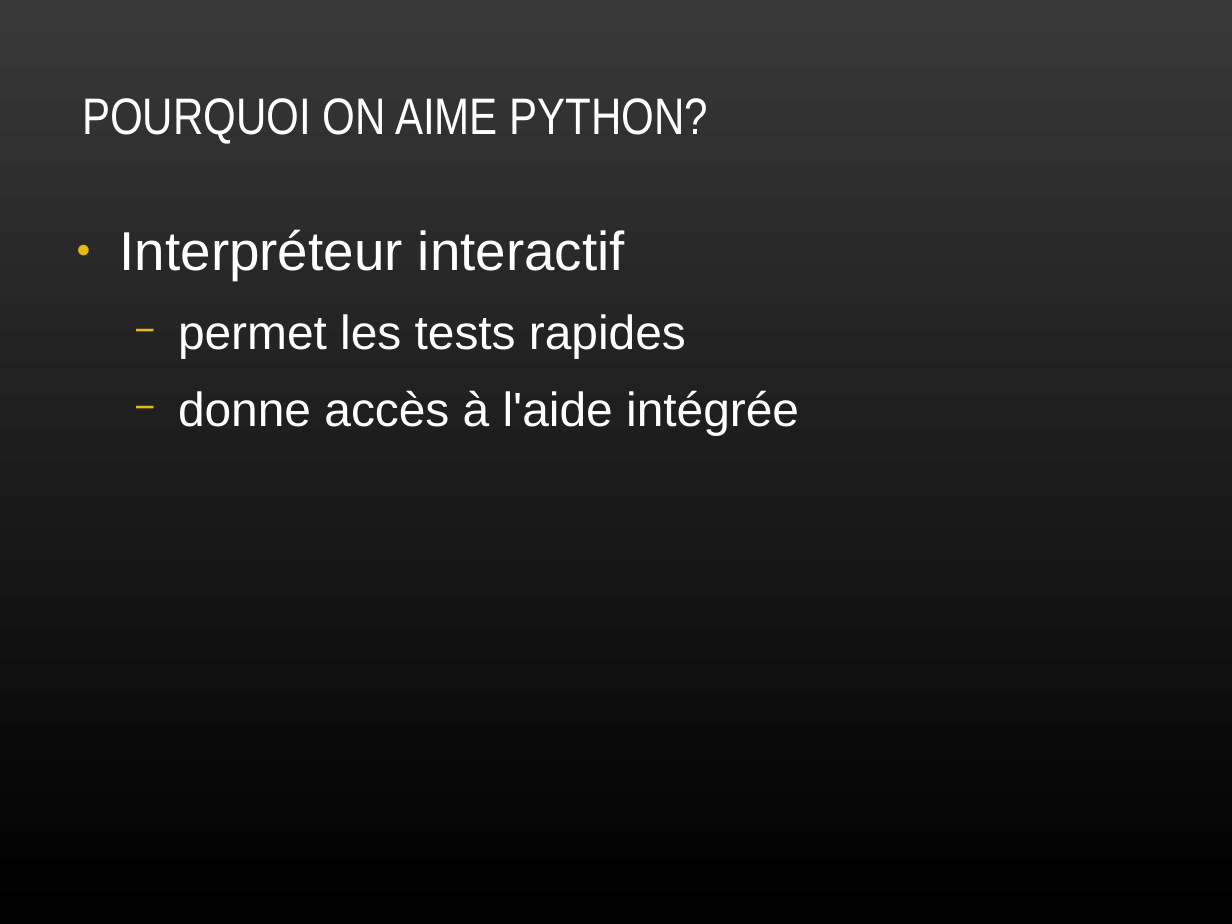
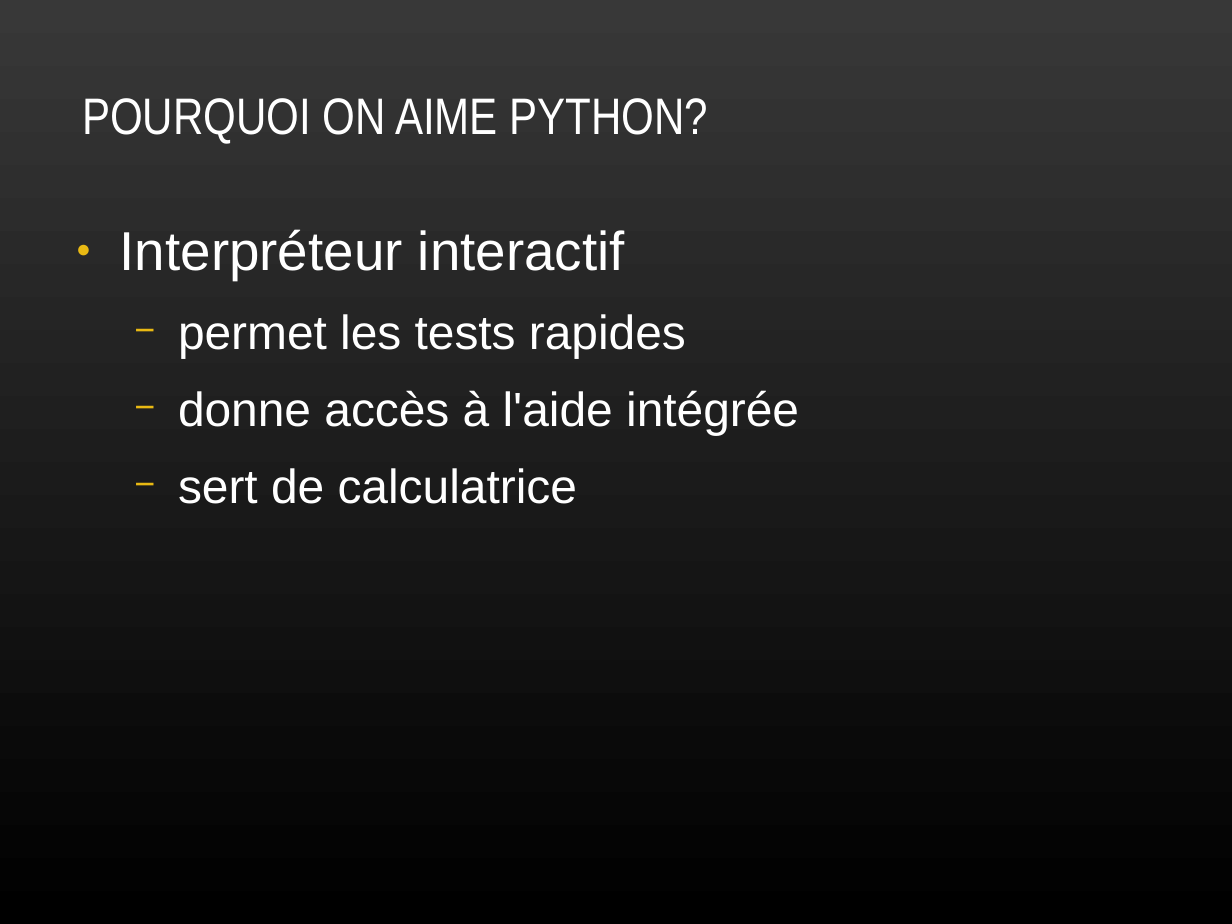
Before and after one commit to plafrance/netacad_python, a slide deck: slide 22 of python.odp (slide 21 before the commit). Drawn at 1232x924 pixels with LibreOffice and Linux fonts; fonts in the diff are those of the drawing. Boxes give left, top, right and bottom in pixels: in the first picture for what was removed or moved away, otherwise in the second. Text is boxed around its words. In the diff, an @@ line names an element or a change of style, - is before the commit and + after.

```diff
--- a/python.odp
+++ b/python.odp
@@ text at [178,468,577,504]: paragraph added @@
+  − sert de calculatrice
```
Also in this commit, not shown: 16 other slides changed, 2 slides added.
